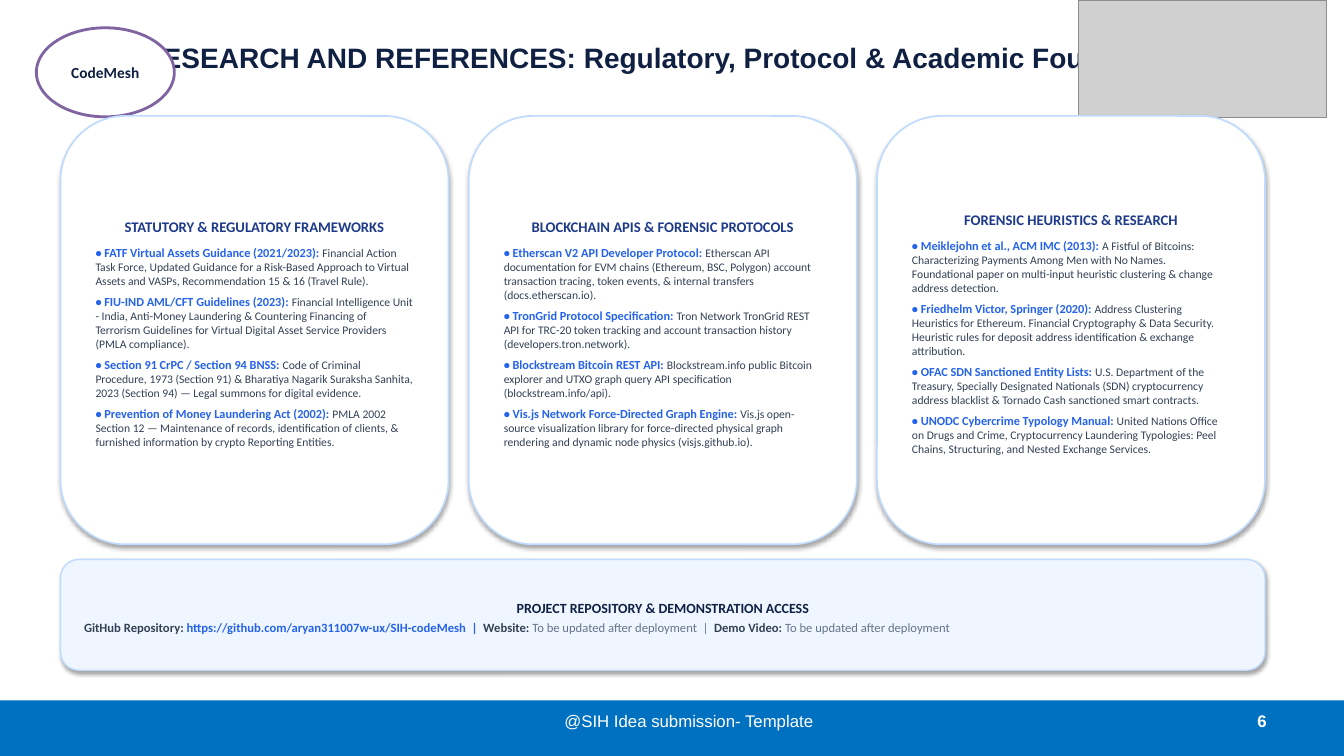
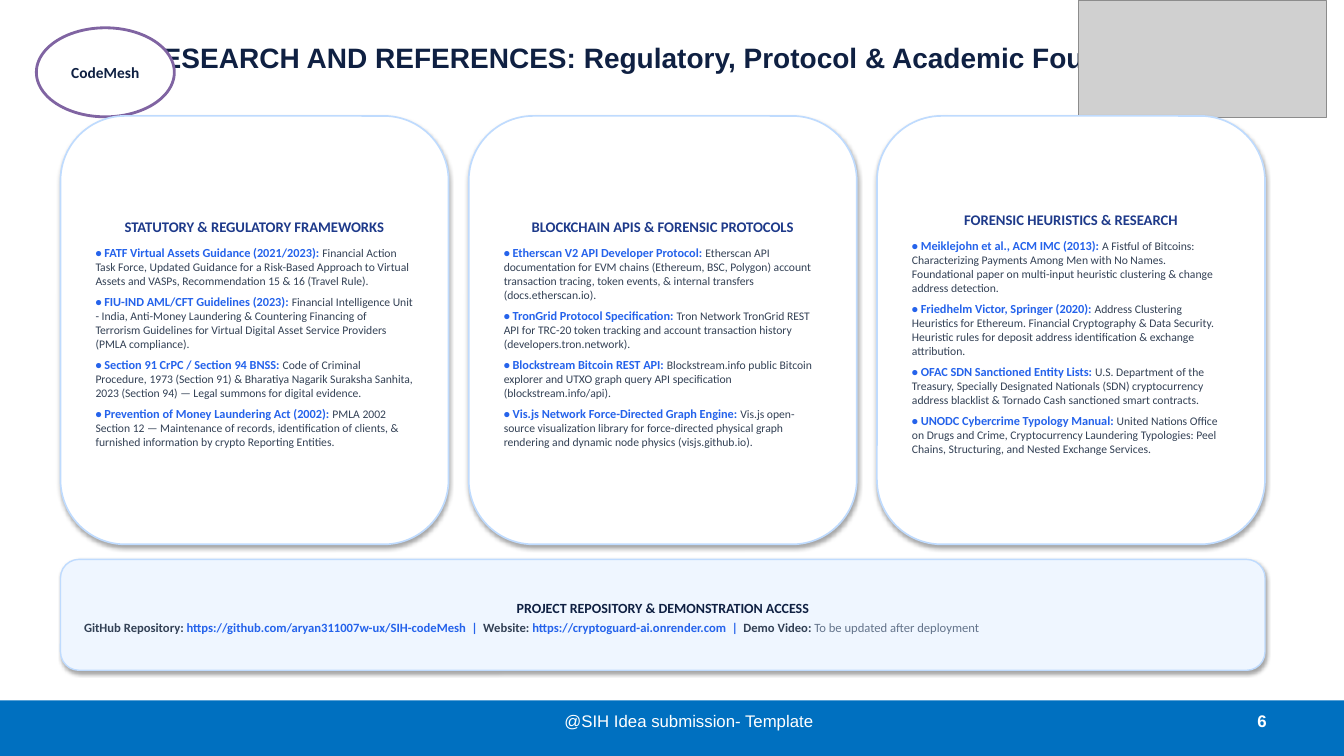
Before and after one commit to aryan311007w-ux/SIH-codeMesh, a slide deck: slide 6 of FINAL_SIH26182_CryptoGuard_AI_6_SLIDE.pptx. Drawn at 1344x756 pixels with LibreOffice and Linux fonts; fonts in the diff are those of the drawing; grey boxes stand for pictures. Boxes give left, top, right and bottom in pixels: in the first picture for what was removed or moved away, otherwise in the second. Text is boxed around its words. In the diff, an @@ line names an element or a change of style, - is before the commit and + after.

Commit message:
feat: add Render deployment blueprint and update presentation with live URL https://cryptoguard-ai.onrender.com

```diff
--- a/FINAL_SIH26182_CryptoGuard_AI_6_SLIDE.pptx
+++ b/FINAL_SIH26182_CryptoGuard_AI_6_SLIDE.pptx
@@ text in rounded rectangle at box(84, 623, 979, 634): text changed; text colour #64748B to #2563EB @@
-GitHub Repository: https://github.com/aryan311007w-ux/SIH-codeMesh | Website: To be updated after deployment | Demo Video: To be updated after deployment
+GitHub Repository: https://github.com/aryan311007w-ux/SIH-codeMesh | Website: https://cryptoguard-ai.onrender.com | Demo Video: To be updated after deployment
```
Also in this commit, not shown: 1 other slide changed, 10 other files.
